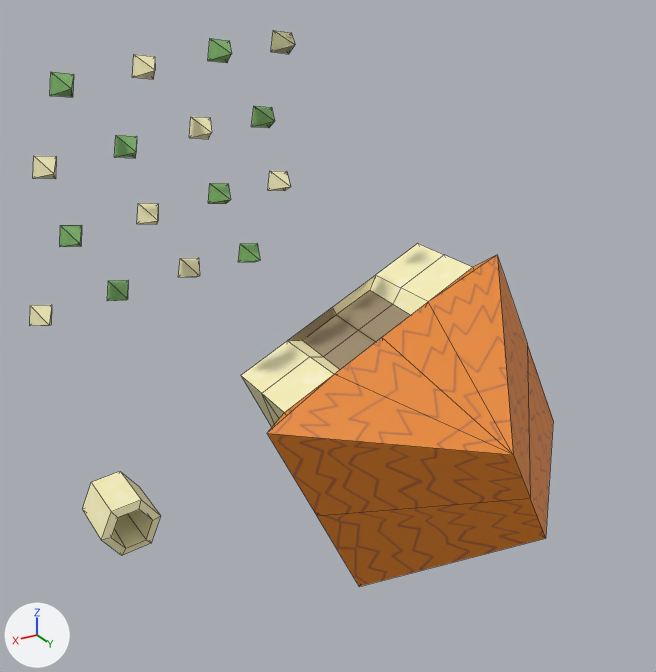
What one commit did to the Blender file data/buildings/farm/farm.blend.
One viewpoint serves both versions: a 50 mm lens placed at (12.14, 12.48, 10.45), pointed at (5.94, 2.14, 5.28). Lighting does not change. The marker at lower left points along +X, +Y and +Z. Mesh edges are drawn as thin lines.

The first picture shows 'Cube.001', 'TC_TEAM'.
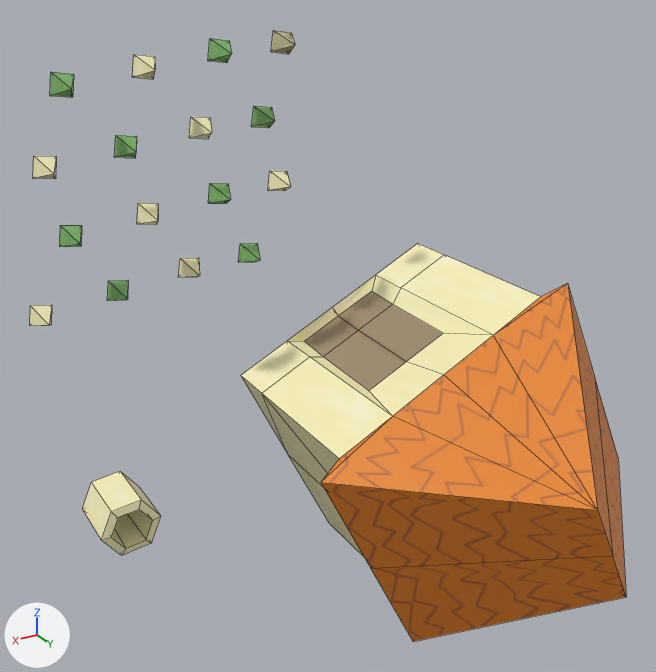
Location of each change, [x1, y1, x2, y2] in pixels of the pictures (656 x 672 px; the box of a moved part takes in the faces that stretch with it):
'Cube.001', reshaped (14% wider, 10% taller)
    before: [50, 39, 553, 586]
    after: [50, 39, 626, 641]
part 1 of me_cube_001, moved or reshaped
    before: [310, 288, 428, 374]
    after: [310, 288, 493, 416]
part 2 of me_cube_001, moved or reshaped
    before: [263, 255, 553, 586]
    after: [263, 255, 626, 641]

What the commit changed:
me_cube_001 is used by ob_cube_001; location (2.5, 1.97, 2.55); scale (1.98, 1.98, 1.98).
me_cube_001 had 97 vertices, 122 faces and spanned x -0.91..3.32, y -1.02..1.14, z -1.23..3.42.
me_cube_001 now has 97 vertices, 122 faces and spans x -0.91..3.32, y -1.02..1.95, z -1.23..3.42.
me_cube_001 part 1: 3 of the vertices in x 0.71..1.38, y -0.24..-0.21, z 0.84..1.19 are moved by (0.0, 0.34, 0.0).
me_cube_001 part 2: 19 of the vertices in x -0.91..2.14, y -0.23..1.14, z -1.23..1.63 are moved by (0.0, 0.81, 0.0).
